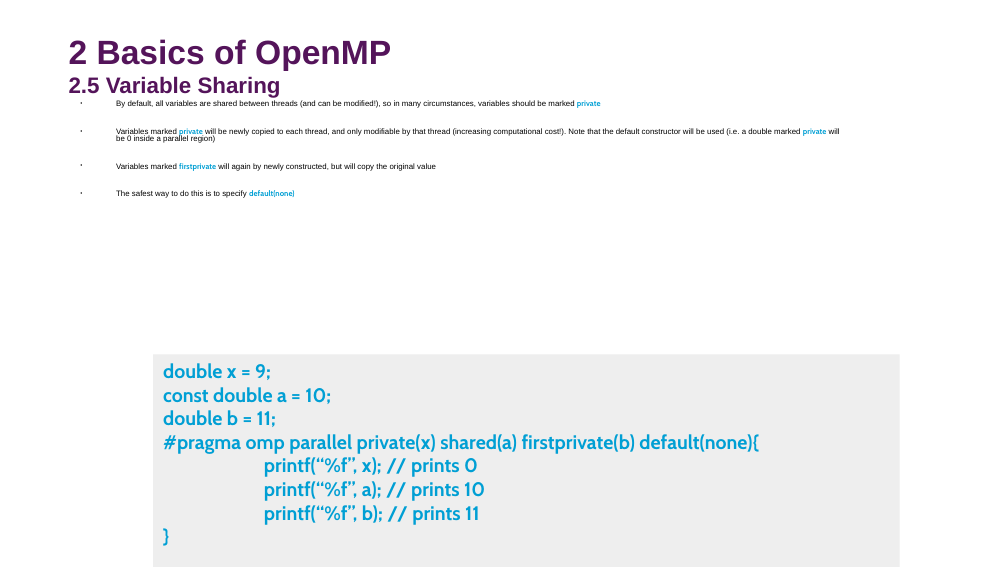
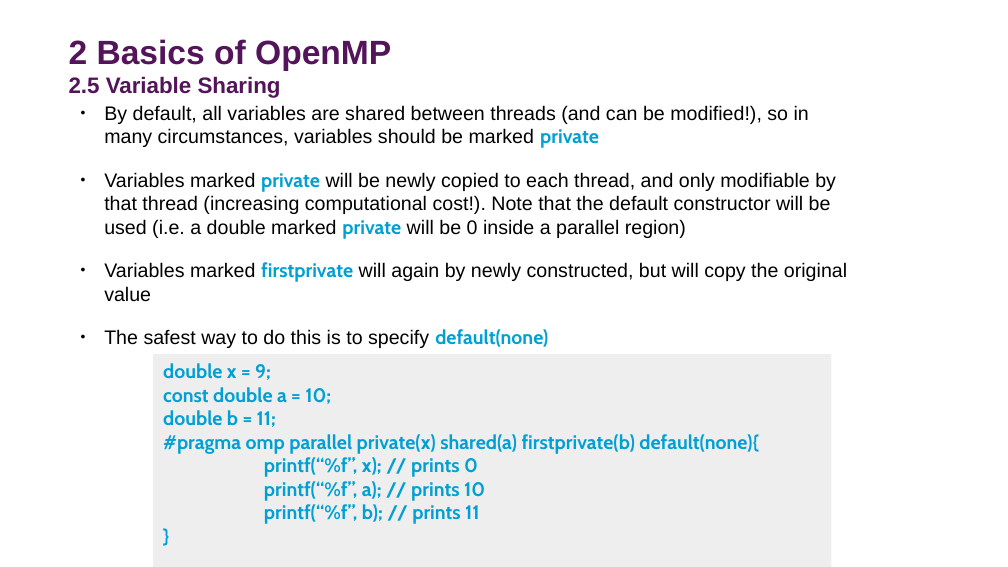
Before and after one commit to DurhamARC-Training/BasicParallelProgramming, a slide deck: slide 18 of OpenMPMPIShortCourse_Spring2026.odp. Drawn at 1008x567 pixels with LibreOffice and Linux fonts; fonts in the diff are those of the drawing; background and template pictures are left out. Boxes give left, top, right and bottom in pixels: in the first picture for what was removed or moved away, otherwise in the second. Text is boxed around its words. In the diff, an @@ line names an element or a change of style, - is before the commit and + after.

```diff
--- a/OpenMPMPIShortCourse_Spring2026.odp
+++ b/OpenMPMPIShortCourse_Spring2026.odp
@@ text "By default, all variables are ..." at (x1=104, y1=105, x2=847, y2=348): size 5.6 to 14 pt; indent changed; line spacing 0.8 to 1 @@
@@ rectangle "double x = 9;" resized from (x1=153, y1=354, x2=900, y2=567) to (x1=153, y1=354, x2=832, y2=567) @@
```
Also in this commit, not shown: 47 other slides changed, 12 slides added, 10 slides removed, 2 other files.
